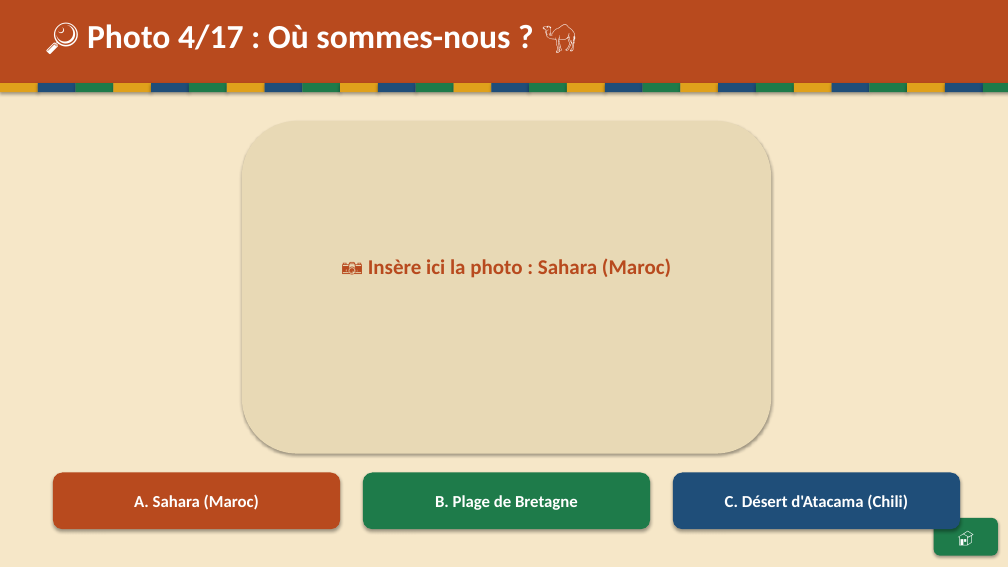
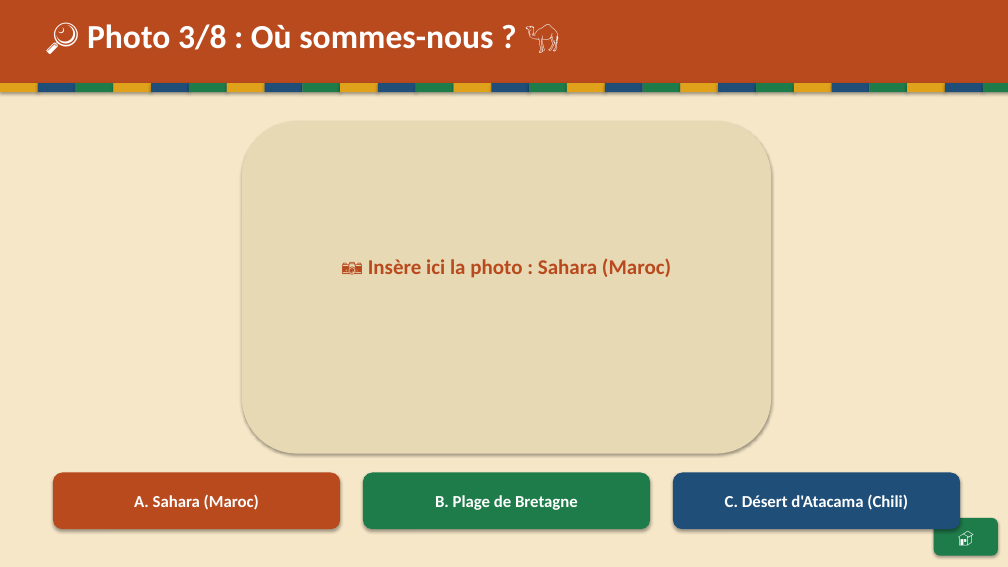
Before and after one commit to Paquereauman/Paquereauman, a slide deck: slide 7 of maghreb/maghreb-interactif.pptx (slide 9 before the commit). Drawn at 1008x567 pixels with LibreOffice and Linux fonts; fonts in the diff are those of the drawing. Boxes give left, top, right and bottom in pixels: in the first picture for what was removed or moved away, otherwise in the second. Text is boxed around its words. In the diff, an @@ line names an element or a change of style, - is before the commit and + after.

```diff
--- a/maghreb/maghreb-interactif.pptx
+++ b/maghreb/maghreb-interactif.pptx
@@ text at bbox=[87, 24, 493, 50]: text changed @@
-🔎 Photo 4/17 : Où sommes-nous ? 🐪
+🔎 Photo 3/8 : Où sommes-nous ? 🐪
```
Also in this commit, not shown: 17 other slides changed, 57 slides removed, 1 other file.
